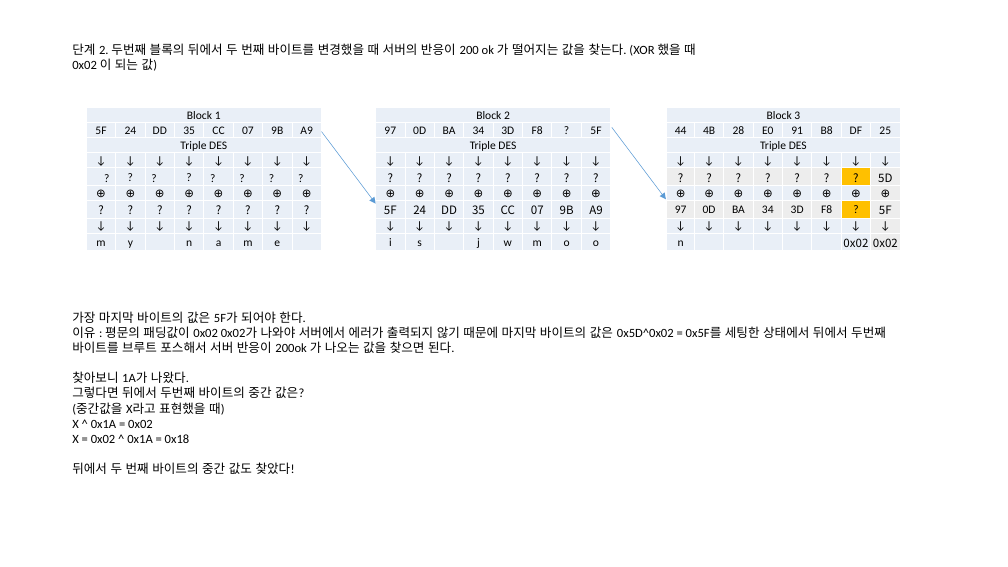
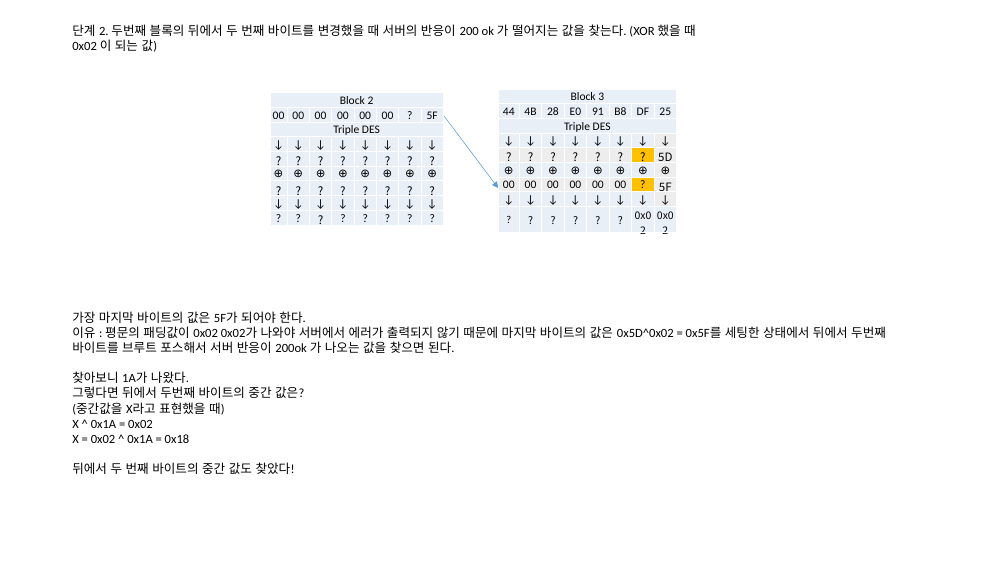
Before and after one commit to JaewoongMoon/my-orgs, a slide deck: slide 5 of hacking/crypto/padding-oracle/flow.pptx (slide 4 before the commit). Drawn at 1008x567 pixels with LibreOffice and Linux fonts; fonts in the diff are those of the drawing. Boxes give left, top, right and bottom in pixels: in the first picture for what was removed or moved away, otherwise in the second. Text is boxed around its words. In the diff, an @@ line names an element or a change of style, - is before the commit and + after.

```diff
--- a/hacking/crypto/padding-oracle/flow.pptx
+++ b/hacking/crypto/padding-oracle/flow.pptx
@@ text "단계 2. 두번째 블록의 뒤에서 ...": place and size @@
-text "단계 2. 두번째 블록의 뒤에서 ..." at [72,43,696,71]
+text "단계 2. 두번째 블록의 뒤에서 ..." at [72,24,696,52]
@@ table at [498,89,678,341] @@
-row 7: 97 | 0D | BA | 34 | 3D | F8 | ? | 5F
+row 7: 00 | 00 | 00 | 00 | 00 | 00 | ? | 5F
-row 9: n |  |  |  |  |  | 0x02 | 0x02
+row 9: ? | ? | ? | ? | ? | ? | 0x02 | 0x02
@@ fill #EAEFF7 to #EDEDED in row 4, column 8 @@
@@ fill #EDEDED to #EAEFF7 in row 9, column 8 @@
@@ size 11 to 10 pt in "0x02", "0x02" @@
@@ table: place and size @@
-table at [667,107,901,251]
+table at [498,89,678,341]
@@ table removed at [86,107,322,252], 9 rows, 8 columns @@
-Block 1 |  |  |  |  |  |  | 
-5F | 24 | DD | 35 | CC | 07 | 9B | A9
-Triple DES |  |  |  |  |  |  | 
-↓ | ↓ | ↓ | ↓ | ↓ | ↓ | ↓ | ↓
-? | ? | ? | ? | ? | ? | ? | ?
-⊕ | ⊕ | ⊕ | ⊕ | ⊕ | ⊕ | ⊕ | ⊕
-? | ? | ? | ? | ? | ? | ? | ?
-↓ | ↓ | ↓ | ↓ | ↓ | ↓ | ↓ | ↓
-m | y |  | n | a | m | e | 
@@ table added at [270,93,446,225], 9 rows, 8 columns @@
+Block 2 |  |  |  |  |  |  | 
+00 | 00 | 00 | 00 | 00 | 00 | ? | 5F
+Triple DES |  |  |  |  |  |  | 
+↓ | ↓ | ↓ | ↓ | ↓ | ↓ | ↓ | ↓
+? | ? | ? | ? | ? | ? | ? | ?
+⊕ | ⊕ | ⊕ | ⊕ | ⊕ | ⊕ | ⊕ | ⊕
+? | ? | ? | ? | ? | ? | ? | ?
+↓ | ↓ | ↓ | ↓ | ↓ | ↓ | ↓ | ↓
+? | ? | ? | ? | ? | ? | ? | ?
@@ table removed at [376,107,612,252], 9 rows, 8 columns @@
-Block 2 |  |  |  |  |  |  | 
-97 | 0D | BA | 34 | 3D | F8 | ? | 5F
-Triple DES |  |  |  |  |  |  | 
-↓ | ↓ | ↓ | ↓ | ↓ | ↓ | ↓ | ↓
-? | ? | ? | ? | ? | ? | ? | ?
-⊕ | ⊕ | ⊕ | ⊕ | ⊕ | ⊕ | ⊕ | ⊕
-5F | 24 | DD | 35 | CC | 07 | 9B | A9
-↓ | ↓ | ↓ | ↓ | ↓ | ↓ | ↓ | ↓
-i | s |  | j | w | m | o | o
@@ arrow moved from (321, 132) - (376, 203) to (444, 116) - (498, 188) @@
@@ arrow removed from (612, 127) to (666, 200) @@
```
Also in this commit, not shown: 1 other slide changed, 2 slides added, 32 other files.
